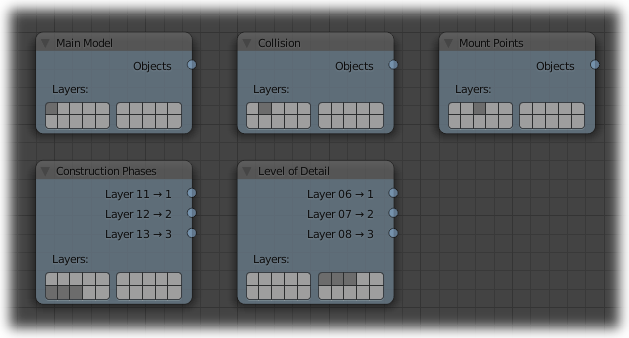
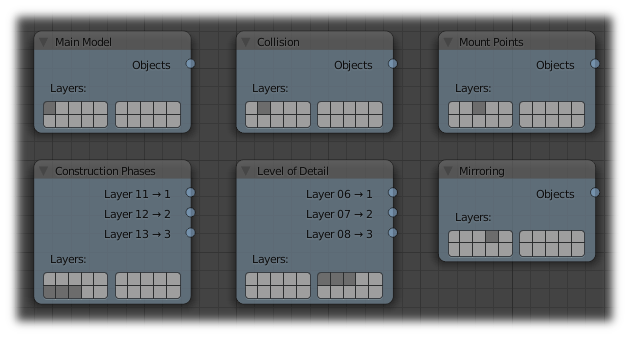
Before/after of a 629x338 layered artwork. What changed in the layer stack:
painted on "Pasted Layer #1", masked it over [0, 0, 629, 338]
